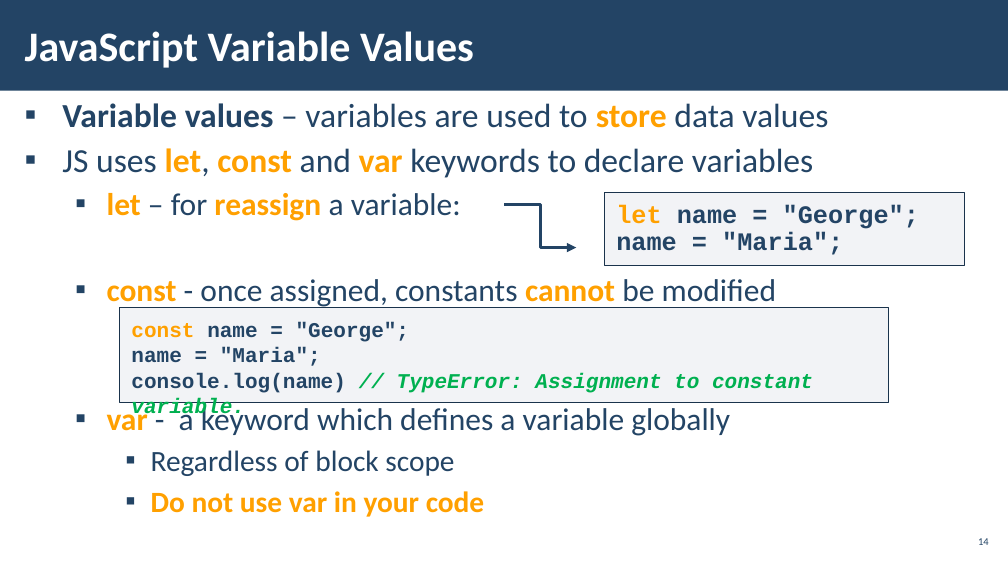
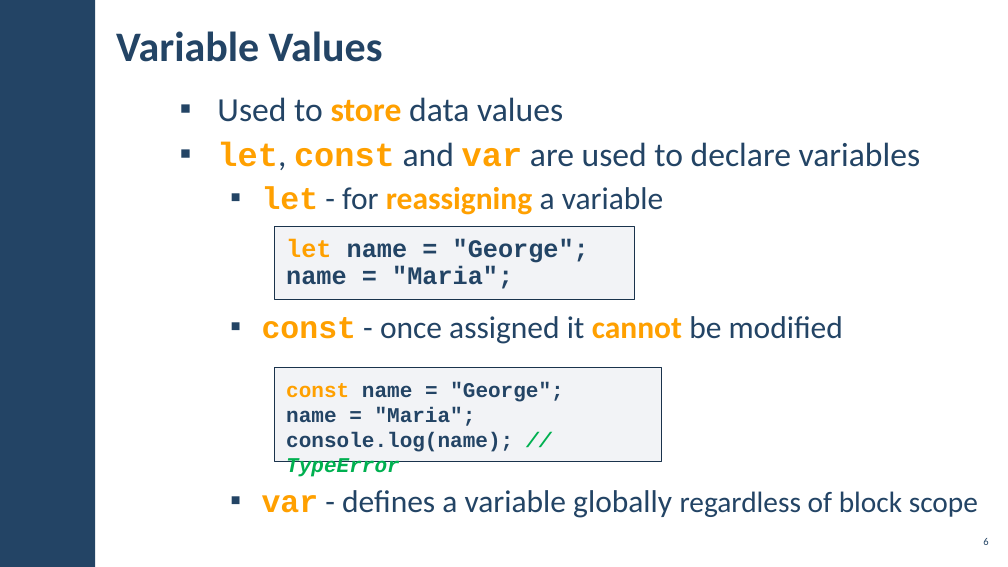
Before and after one commit to pirocorp/JS-Essentials, a slide deck: slide 6 of 01. JAVASCRIPT SYNTAX AND OPERATORS/01. JS-Fundamentals-JavaScript-Syntax-and-Operators.pptx (slide 14 before the commit). Drawn at 1008x567 pixels with LibreOffice and Linux fonts; fonts in the diff are those of the drawing; background and template pictures are left out. Boxes give left, top, right and bottom in pixels: in the first picture for what was removed or moved away, otherwise in the second. Text is boxed around its words. In the diff, an @@ line names an element or a change of style, - is before the commit and + after.

```diff
--- a/01. JAVASCRIPT SYNTAX AND OPERATORS/01. JS-Fundamentals-JavaScript-Syntax-and-Operators.pptx
+++ b/01. JAVASCRIPT SYNTAX AND OPERATORS/01. JS-Fundamentals-JavaScript-Syntax-and-Operators.pptx
@@ rectangle removed at [0,0,1008,91] @@
@@ rectangle added at [0,0,95,567], fill #234465 @@
@@ title at [116,31,383,62]: text changed; text colour #FFFFFF to #234465 @@
-JavaScript Variable Values
+Variable Values
@@ text at [217,97,978,518]: text changed @@
-▪ Variable values – variables are used to store data values
-▪ JS uses let, const and var keywords to declare variables
-  ▪ let – for reassign a variable:
-  ▪ const - once assigned, constants cannot be modified
-  ▪ var - a keyword which defines a variable globally
-    ▪ Regardless of block scope
-    ▪ Do not use var in your code
+▪ Used to store data values
+▪ let, const and var are used to declare variables
+  ▪ let - for reassigning a variable
+  ▪ const - once assigned it cannot be modified
+  ▪ var - defines a variable globally regardless of block scope
@@ elbow arrow removed from (504, 204) to (576, 247) @@
@@ rectangle "let name = "George";": place and size @@
-rectangle "let name = "George";" at [604,193,964,266]
+rectangle "let name = "George";" at [274,227,634,300]
@@ rectangle "const name = "George";": place and size @@
-rectangle "const name = "George";" at [119,308,889,402]
+rectangle "const name = "George";" at [274,368,662,462]
@@ text in rectangle at [286,432,513,477]: text changed; text colour #00B050 to #234465; italic off @@
-console.log(name) // TypeError: Assignment to constant variable.
+console.log(name); // TypeError
@@ page number at [983,538,988,545]: text changed @@
-14
+6
```
Also in this commit, not shown: 26 other slides changed, 35 slides added, 13 slides removed.
